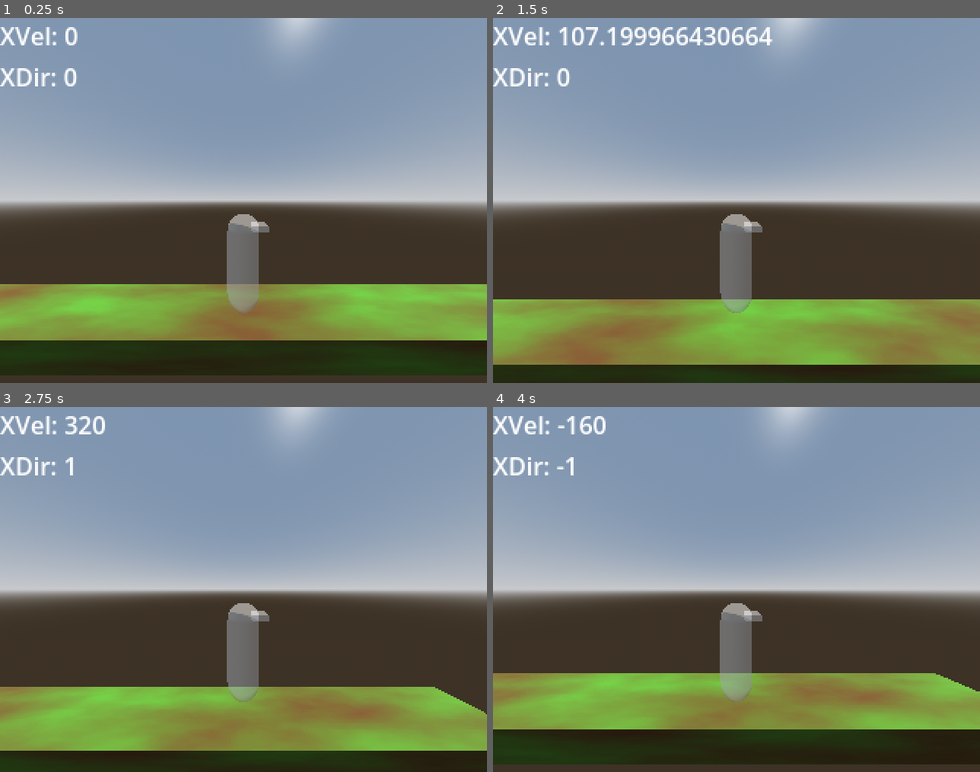
Above: before the commit, frames 1-4 (two rows, left to right).
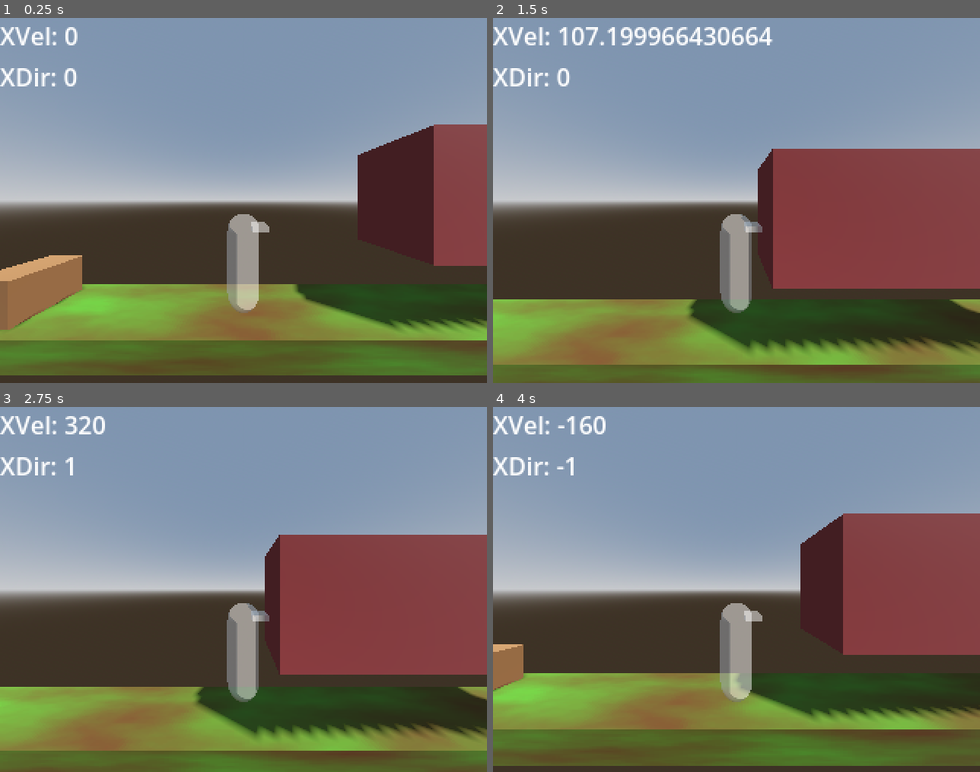
Above: after the commit, the same moments.

Repository: Eliasdbr/3DSideScrollerShooter
Game: Godot game, scene res://scenes/world.tscn
Two runs of this game, one before a commit and one after it. Both use one fixed random seed, a clock stepped at 60 frames per second and the inputs below.
Inputs:
- Up to frame 1 (0.25 s): no input
- Up to frame 2 (1.5 s): tap Enter at 0.5 s; hold D (Right) 0.53-1.28 s; tap Shift (Crouch) at 0.6 s; tap Space (Jump) at 0.77 s; hold S (Down) from 1.28 s (still down); tap Ctrl (Shoot) at 1.35 s
- Up to frame 3 (2.75 s): tap Space (Jump) at 1.52, 2 s; release S (Down) at 2.03 s; hold D (Right) from 2.03 s (still down); tap Shift (Crouch) at 2.1 s
- Up to frame 4 (4 s): release D (Right) at 2.78 s; hold W (Up) 2.78-3.53 s; tap Ctrl (Shoot) at 2.85 s; tap Space (Jump) at 3.02, 3.77 s; hold A (Left) from 3.53 s (still down); tap Shift (Crouch) at 3.6 s

The runs differ from the first frame. In frame 1, 25% of the frame differs, in the area x 0-100%, y 0-98%; in frame 2, 31%; in frame 3, 38%, in the area x 0-100%, y 0-100%; in frame 4, 35%.

Commit message:
Added test level Geometry

Diff:
--- a/scenes/world.tscn
+++ b/scenes/world.tscn
@@ -42,6 +42,26 @@
 [sub_resource type="ConvexPolygonShape3D" id="ConvexPolygonShape3D_6xyjc"]
 points = PackedVector3Array(-10, -0.25, -0.5, -10, 0.25, -0.5, 10, -0.25, -0.5, -10, -0.25, 0.5, -10, 0.25, 0.5, 10, 0.25, -0.5, 10, -0.25, 0.5, 10, 0.25, 0.5)
 
+[sub_resource type="StandardMaterial3D" id="StandardMaterial3D_235oq"]
+albedo_color = Color(0.41, 0.2911, 0.1722, 1)
+
+[sub_resource type="BoxMesh" id="BoxMesh_lvq4f"]
+material = SubResource("StandardMaterial3D_235oq")
+size = Vector3(0.75, 0.75, 0.75)
+
+[sub_resource type="ConvexPolygonShape3D" id="ConvexPolygonShape3D_op154"]
+points = PackedVector3Array(0.375, 0.375, 0.375, 0.375, 0.375, -0.375, -0.375, 0.375, 0.375, 0.375, -0.375, 0.375, 0.375, -0.375, -0.375, -0.375, 0.375, -0.375, -0.375, -0.375, 0.375, -0.375, -0.375, -0.375)
+
+[sub_resource type="StandardMaterial3D" id="StandardMaterial3D_0ut6c"]
+albedo_color = Color(0.44, 0.1892, 0.1892, 1)
+
+[sub_resource type="BoxMesh" id="BoxMesh_b1733"]
+material = SubResource("StandardMaterial3D_0ut6c")
+size = Vector3(5, 2, 1)
+
+[sub_resource type="ConvexPolygonShape3D" id="ConvexPolygonShape3D_rtspf"]
+points = PackedVector3Array(0.5, 0.5, 0.5, 0.5, 0.5, -0.5, -0.5, 0.5, 0.5, 0.5, -0.5, 0.5, 0.5, -0.5, -0.5, -0.5, 0.5, -0.5, -0.5, -0.5, 0.5, -0.5, -0.5, -0.5)
+
 [sub_resource type="CapsuleShape3D" id="CapsuleShape3D_t8ryi"]
 radius = 0.3
 height = 1.75
@@ -69,17 +89,38 @@
 environment = SubResource("Environment_wbvq5")
 
 [node name="DirectionalLight3D" type="DirectionalLight3D" parent="."]
-transform = Transform3D(-0.866025, -0.433013, 0.25, 0, 0.5, 0.866025, -0.5, 0.75, -0.433013, 0, 0, 0)
+transform = Transform3D(0.383554, -0.799791, 0.46176, -9.83849e-09, 0.5, 0.866025, -0.923518, -0.332168, 0.191777, 0, 0, 0)
 shadow_enabled = true
 
-[node name="Floor" type="StaticBody3D" parent="."]
+[node name="LevelGeometry" type="Node3D" parent="."]
+
+[node name="Floor" type="StaticBody3D" parent="LevelGeometry"]
 transform = Transform3D(1, 0, 0, 0, 1, 0, 0, 0, 1, 0, -0.25, 0)
 
-[node name="MeshInstance3D" type="MeshInstance3D" parent="Floor"]
+[node name="MeshInstance3D" type="MeshInstance3D" parent="LevelGeometry/Floor"]
 mesh = SubResource("BoxMesh_7w81x")
 
-[node name="CollisionShape3D" type="CollisionShape3D" parent="Floor"]
+[node name="CollisionShape3D" type="CollisionShape3D" parent="LevelGeometry/Floor"]
 shape = SubResource("ConvexPolygonShape3D_6xyjc")
+
+[node name="Crate" type="StaticBody3D" parent="LevelGeometry"]
+transform = Transform3D(1, 0, 0, 0, 1, 0, 0, 0, 1, -4, 0.375, 0)
+
+[node name="MeshInstance3D" type="MeshInstance3D" parent="LevelGeometry/Crate"]
+mesh = SubResource("BoxMesh_lvq4f")
+
+[node name="CollisionShape3D" type="CollisionShape3D" parent="LevelGeometry/Crate"]
+shape = SubResource("ConvexPolygonShape3D_op154")
+
+[node name="Wall" type="StaticBody3D" parent="LevelGeometry"]
+transform = Transform3D(1, 0, 0, 0, 1, 0, 0, 0, 1, 3, 1, 0)
+
+[node name="MeshInstance3D" type="MeshInstance3D" parent="LevelGeometry/Wall"]
+transform = Transform3D(1, 0, 0, 0, 1, 0, 0, 0, 1, 2.2129, 1.07753, 0)
+mesh = SubResource("BoxMesh_b1733")
+
+[node name="CollisionShape3D" type="CollisionShape3D" parent="LevelGeometry/Wall"]
+shape = SubResource("ConvexPolygonShape3D_rtspf")
 
 [node name="Player" type="CharacterBody3D" parent="."]
 
Not shown: 1 places in scenes/world.tscn that only renumber resources
